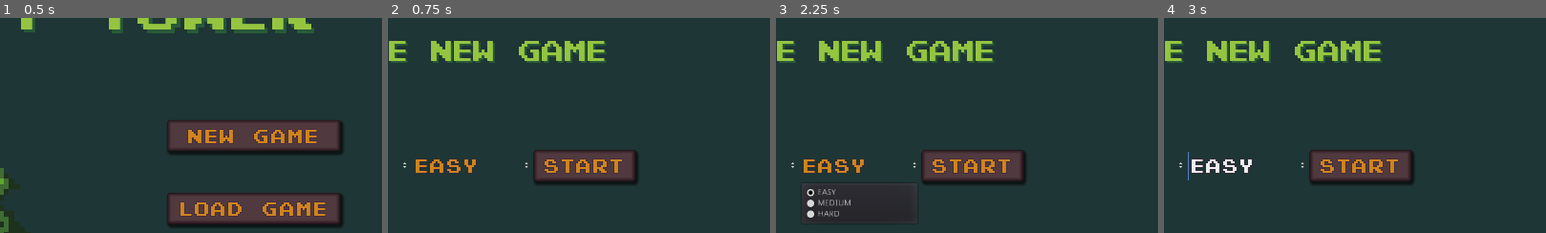
Above: before the commit, frames 1-4 (left to right).
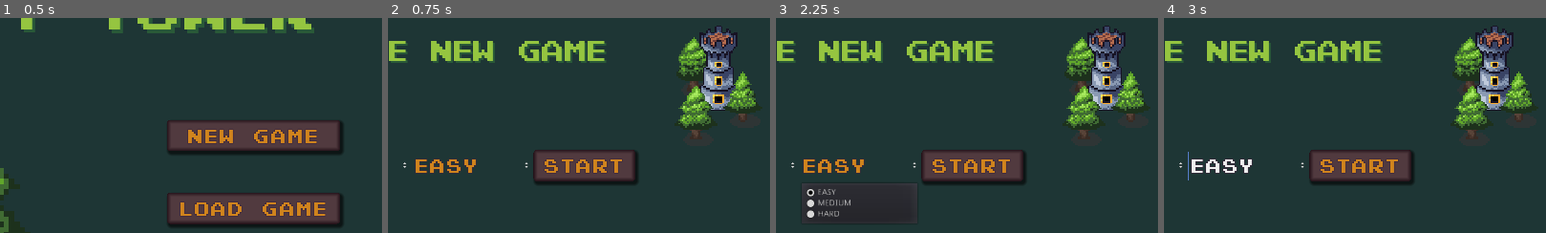
Above: after the commit, the same moments.

Repository: FilMer17/MightyTower
Game: Godot game, scene res://ui/menu/TitleMenu.tscn
Same seed, same stepped clock (60 frames per second), same inputs: the game is played once before the commit and once after it. The engine's default icon, where the game draws it, is replaced by a stand-in: a white triangle on a blue panel in a dark square.
Inputs (mouse positions are % of the whole screen's width and height, from its top left):
- Up to frame 1 (0.5 s): no input
- Up to frame 2 (0.75 s): click "New Game" at 0.5 s
- Up to frame 3 (2.25 s): click (32, 50) at 1.27 s; type "Alex" at 1.35 s; click "EASY" at 2 s
- Up to frame 4 (3 s): click "EASY" at 2.75 s
The pictures show only the part of the screen within x 43-93%, y 16-66%; the shares and areas given below are measured in that part.

Frame 1 is identical in both runs. In frame 2, 6.6% of the frame differs, in the area x 75-98%, y 3-57%; in frame 3, 6.6%; in frame 4, 6.6%.

Commit message:
Design Menu decoration + exit menu save button

Diff:
--- a/game/source/world/World.gd
+++ b/game/source/world/World.gd
@@ -60,6 +60,8 @@
 	FileSystem.save_world(e_data, "entities")
 	FileSystem.save_world(t_data, "terrain")
 	FileSystem.save_world(s_data, "states", true)
+
+	console.write("Game saved")
 
 func _create_world_data(size: String, diffic: String = "") -> void:
 	# settings default
--- a/game/ui/menu/ExitMenu.gd
+++ b/game/ui/menu/ExitMenu.gd
@@ -1,5 +1,4 @@
 extends Control
-
 
 func _on_Continue_pressed():
 	visible = false
@@ -9,9 +8,10 @@
 
 
 func _on_SaveGame_pressed():
-	get_tree().paused = true
 	Scene.search("World").save_world_data()
-	get_tree().paused = false
+#	visible = false
+#	get_tree().paused = false
+#	mouse_filter = MOUSE_FILTER_IGNORE
 
 
 func _on_Exit_pressed():
--- a/game/ui/menu/ExitMenu.tscn
+++ b/game/ui/menu/ExitMenu.tscn
@@ -41,22 +41,23 @@
 anchor_top = 0.25
 anchor_right = 0.85
 anchor_bottom = 0.3
-margin_bottom = 310.0
+margin_bottom = 272.0
 custom_constants/separation = 30
+alignment = 1
 __meta__ = {
 "_edit_use_anchors_": false
 }
 
 [node name="Continue" type="Button" parent="Background/ButtonContainer"]
+margin_top = 39.0
 margin_right = 308.0
-margin_bottom = 53.0
+margin_bottom = 92.0
 text = "Continue"
 
 [node name="SaveGame" type="Button" parent="Background/ButtonContainer"]
-visible = false
-margin_top = 83.0
+margin_top = 122.0
 margin_right = 308.0
-margin_bottom = 136.0
+margin_bottom = 175.0
 text = "Save game"
 
 [node name="Settings" type="Button" parent="Background/ButtonContainer"]
@@ -70,9 +71,9 @@
 }
 
 [node name="Exit" type="Button" parent="Background/ButtonContainer"]
-margin_top = 83.0
+margin_top = 205.0
 margin_right = 308.0
-margin_bottom = 136.0
+margin_bottom = 258.0
 text = "Exit"
 [connection signal="pressed" from="Background/ButtonContainer/Continue" to="." method="_on_Continue_pressed"]
 [connection signal="pressed" from="Background/ButtonContainer/SaveGame" to="." method="_on_SaveGame_pressed"]
--- a/game/ui/menu/LoadGameMenu.tscn
+++ b/game/ui/menu/LoadGameMenu.tscn
@@ -1,7 +1,11 @@
-[gd_scene load_steps=3 format=2]
+[gd_scene load_steps=7 format=2]
 
 [ext_resource path="res://graphics/theme/Menu.theme" type="Theme" id=1]
 [ext_resource path="res://ui/menu/LoadGameMenu.gd" type="Script" id=2]
+[ext_resource path="res://graphics/entities/Rock.png" type="Texture" id=3]
+[ext_resource path="res://graphics/entities/Tree.png" type="Texture" id=4]
+[ext_resource path="res://graphics/entities/Tree2.png" type="Texture" id=5]
+[ext_resource path="res://graphics/entities/TreeShadow.png" type="Texture" id=6]
 
 [node name="LoadGameMenu" type="Control"]
 anchor_right = 1.0
@@ -21,6 +25,35 @@
 "_edit_use_anchors_": false
 }
 
+[node name="Decoration" type="Position2D" parent="Background"]
+
+[node name="TreeShadow2" type="Sprite" parent="Background/Decoration"]
+self_modulate = Color( 1, 1, 1, 0.705882 )
+position = Vector2( 196.123, 568.349 )
+scale = Vector2( 2.97078, 2.97078 )
+texture = ExtResource( 6 )
+
+[node name="Tree2" type="Sprite" parent="Background/Decoration"]
+position = Vector2( 192.339, 525.288 )
+scale = Vector2( 2.97078, 2.97078 )
+texture = ExtResource( 5 )
+
+[node name="TreeShadow" type="Sprite" parent="Background/Decoration"]
+self_modulate = Color( 1, 1, 1, 0.705882 )
+position = Vector2( 247.875, 603.322 )
+scale = Vector2( 2.97078, 2.97078 )
+texture = ExtResource( 6 )
+
+[node name="Tree" type="Sprite" parent="Background/Decoration"]
+position = Vector2( 244.735, 557.981 )
+scale = Vector2( 2.97078, 2.97078 )
+texture = ExtResource( 4 )
+
+[node name="Rock" type="Sprite" parent="Background/Decoration"]
+position = Vector2( 177.647, 589.433 )
+scale = Vector2( 2.58691, 2.58691 )
+texture = ExtResource( 3 )
+
 [node name="Title" type="Label" parent="."]
 anchor_left = 0.5
 anchor_right = 0.5
@@ -39,38 +72,41 @@
 anchor_top = 0.5
 anchor_right = 0.5
 anchor_bottom = 0.5
-margin_left = -250.0
-margin_top = -65.0
-margin_right = 250.0
-margin_bottom = 65.0
+margin_left = -310.0
+margin_top = -85.0
+margin_right = 310.0
+margin_bottom = 85.0
 custom_constants/separation = 20
 __meta__ = {
 "_edit_use_anchors_": false
 }
 
 [node name="WorldList" type="ItemList" parent="HBoxContainer"]
-margin_right = 300.0
-margin_bottom = 130.0
-rect_min_size = Vector2( 300, 130 )
+margin_right = 400.0
+margin_bottom = 170.0
+rect_min_size = Vector2( 400, 170 )
 focus_mode = 0
 items = [ "World1", null, false, "World2", null, false, "World3", null, false, "Item 3", null, false, "Item 4", null, false, "Item 5", null, false, "Item 6", null, false, "Item 7", null, false, "Item 8", null, false, "Item 9", null, false, "Item 10", null, false, "Item 11", null, false ]
 
 [node name="ButtonContainer" type="VBoxContainer" parent="HBoxContainer"]
-margin_left = 320.0
-margin_right = 500.0
-margin_bottom = 130.0
-custom_constants/separation = 20
+margin_left = 420.0
+margin_right = 620.0
+margin_bottom = 170.0
+custom_constants/separation = 21
+alignment = 1
 
 [node name="Start" type="Button" parent="HBoxContainer/ButtonContainer"]
-margin_right = 180.0
-margin_bottom = 53.0
+margin_top = 14.0
+margin_right = 200.0
+margin_bottom = 74.0
+rect_min_size = Vector2( 200, 60 )
 text = "Start"
 
 [node name="Delete" type="Button" parent="HBoxContainer/ButtonContainer"]
-margin_top = 73.0
-margin_right = 180.0
-margin_bottom = 126.0
-rect_min_size = Vector2( 180, 0 )
+margin_top = 95.0
+margin_right = 200.0
+margin_bottom = 155.0
+rect_min_size = Vector2( 200, 60 )
 text = "Delete"
 
 [node name="Back" type="Button" parent="."]
--- a/game/ui/menu/NewGameMenu.tscn
+++ b/game/ui/menu/NewGameMenu.tscn
@@ -1,8 +1,13 @@
-[gd_scene load_steps=6 format=2]
+[gd_scene load_steps=11 format=2]
 
 [ext_resource path="res://graphics/theme/Menu.theme" type="Theme" id=1]
+[ext_resource path="res://graphics/entities/Tree.png" type="Texture" id=2]
 [ext_resource path="res://ui/menu/NewGameMenu.gd" type="Script" id=3]
 [ext_resource path="res://graphics/font/PixelFont.ttf" type="DynamicFontData" id=4]
+[ext_resource path="res://graphics/entities/Tree2.png" type="Texture" id=5]
+[ext_resource path="res://graphics/entities/TreeShadow.png" type="Texture" id=6]
+[ext_resource path="res://graphics/entities/Tree3.png" type="Texture" id=7]
+[ext_resource path="res://graphics/buildings/towers/StoneTower.png" type="Texture" id=8]
 
 [sub_resource type="StyleBoxLine" id=1]
 color = Color( 1, 1, 1, 1 )
@@ -29,6 +34,46 @@
 __meta__ = {
 "_edit_use_anchors_": false
 }
+
+[node name="Decoration" type="Position2D" parent="Background"]
+
+[node name="TreeShadow3" type="Sprite" parent="Background/Decoration"]
+self_modulate = Color( 1, 1, 1, 0.705882 )
+position = Vector2( 1078.63, 244.469 )
+scale = Vector2( 2.83579, 2.83579 )
+texture = ExtResource( 6 )
+
+[node name="Tree3" type="Sprite" parent="Background/Decoration"]
+position = Vector2( 1074.9, 202.804 )
+scale = Vector2( 2.83579, 2.83579 )
+texture = ExtResource( 7 )
+
+[node name="StoneTower" type="Sprite" parent="Background/Decoration"]
+position = Vector2( 1115.74, 204.793 )
+scale = Vector2( 2.7548, 2.7548 )
+texture = ExtResource( 8 )
+
+[node name="TreeShadow" type="Sprite" parent="Background/Decoration"]
+self_modulate = Color( 1, 1, 1, 0.705882 )
+position = Vector2( 1161.09, 296.68 )
+scale = Vector2( 2.83579, 2.83579 )
+texture = ExtResource( 6 )
+
+[node name="Tree" type="Sprite" parent="Background/Decoration"]
+position = Vector2( 1156.37, 254.473 )
+scale = Vector2( 2.83579, 2.83579 )
+texture = ExtResource( 2 )
+
+[node name="TreeShadow2" type="Sprite" parent="Background/Decoration"]
+self_modulate = Color( 1, 1, 1, 0.705882 )
+position = Vector2( 1081.95, 327.405 )
+scale = Vector2( 2.83579, 2.83579 )
+texture = ExtResource( 6 )
+
+[node name="Tree2" type="Sprite" parent="Background/Decoration"]
+position = Vector2( 1078.22, 283.314 )
+scale = Vector2( 2.83579, 2.83579 )
+texture = ExtResource( 5 )
 
 [node name="Title" type="Label" parent="."]
 anchor_left = 0.5
--- a/game/ui/menu/TitleMenu.tscn
+++ b/game/ui/menu/TitleMenu.tscn
@@ -31,35 +31,37 @@
 "_edit_use_anchors_": false
 }
 
-[node name="TreeShadow" type="Sprite" parent="Background"]
+[node name="Decoration" type="Position2D" parent="Background"]
+
+[node name="TreeShadow" type="Sprite" parent="Background/Decoration"]
 modulate = Color( 1, 1, 1, 0.705882 )
 position = Vector2( 259.214, 587.793 )
 scale = Vector2( 9, 9 )
 texture = ExtResource( 7 )
 
-[node name="TreeShadow2" type="Sprite" parent="Background"]
+[node name="TreeShadow2" type="Sprite" parent="Background/Decoration"]
 modulate = Color( 1, 1, 1, 0.705882 )
 position = Vector2( 388.986, 504.638 )
 scale = Vector2( 9, 9 )
 texture = ExtResource( 7 )
 
-[node name="TreeShadow3" type="Sprite" parent="Background"]
+[node name="TreeShadow3" type="Sprite" parent="Background/Decoration"]
 modulate = Color( 1, 1, 1, 0.705882 )
 position = Vector2( 514.978, 570.154 )
 scale = Vector2( 9, 9 )
 texture = ExtResource( 7 )
 
-[node name="Tree" type="Sprite" parent="Background"]
+[node name="Tree" type="Sprite" parent="Background/Decoration"]
 position = Vector2( 375.127, 362.497 )
 scale = Vector2( 9, 9 )
 texture = ExtResource( 4 )
 
-[node name="Tree2" type="Sprite" parent="Background"]
+[node name="Tree2" type="Sprite" parent="Background/Decoration"]
 position = Vector2( 500.489, 433.224 )
 scale = Vector2( 9, 9 )
 texture = ExtResource( 5 )
 
-[node name="Tree3" type="Sprite" parent="Background"]
+[node name="Tree3" type="Sprite" parent="Background/Decoration"]
 position = Vector2( 246.615, 454.242 )
 scale = Vector2( 9, 9 )
 texture = ExtResource( 1 )
Binary file added: game/graphics/interface/panel.stylebox
Binary file changed: game/graphics/theme/Menu.theme
